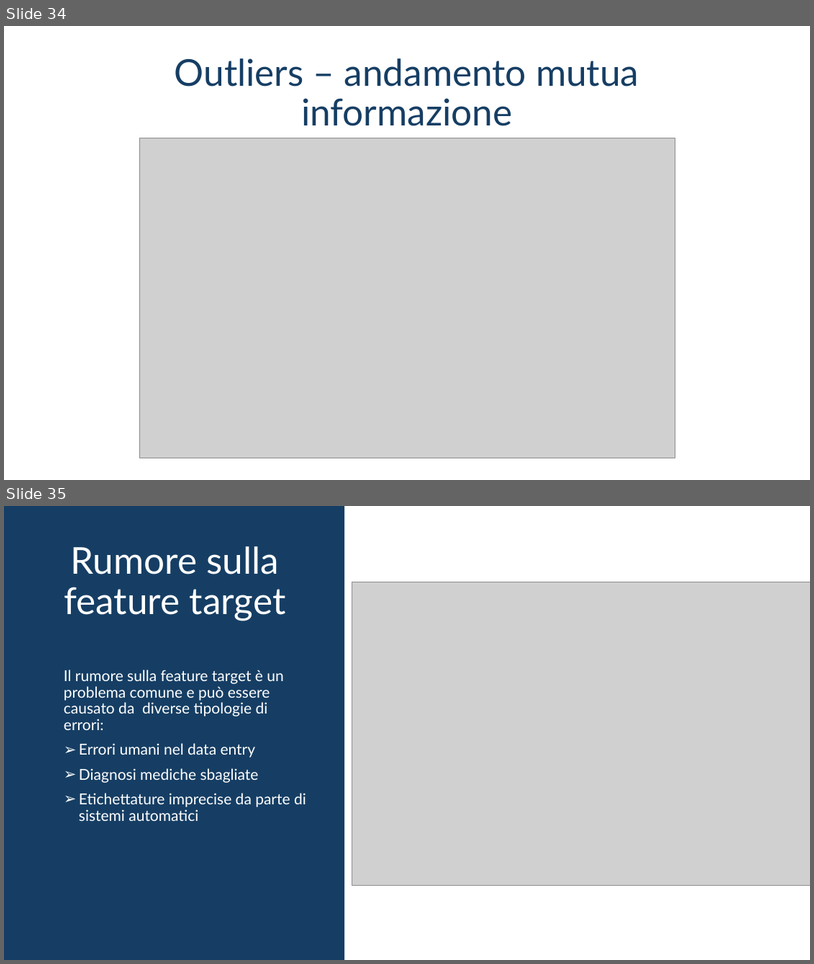
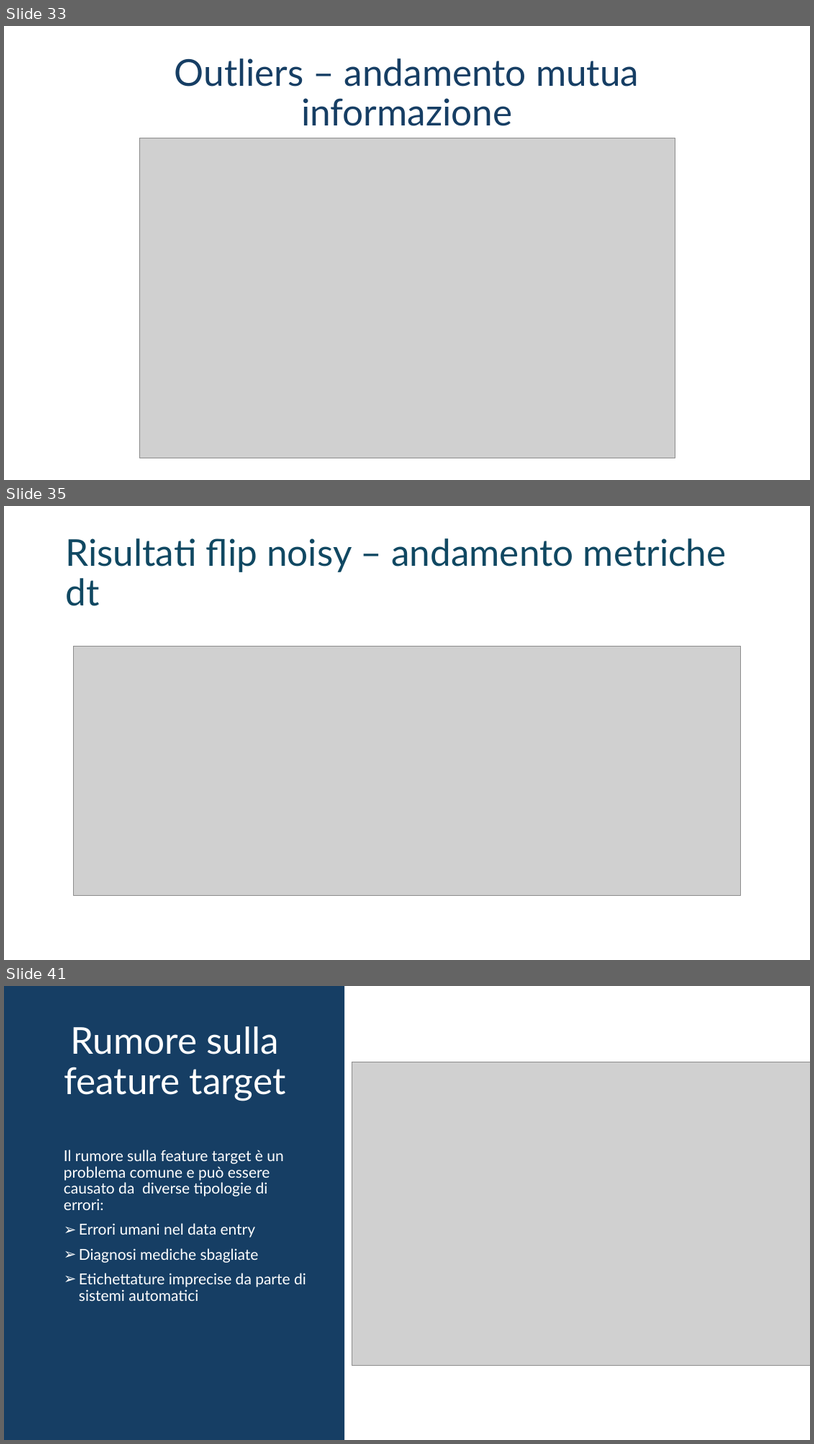
Before and after one commit to andreaspagnolo/architetture_dati, a slide deck: dirty_dataset_presentation.pptx. Shown one above the other, each under a label of ours: slides 34 and 35 before the commit, slides 33, 35 and 41 after it; the slides between them are not shown. The pictures are 814x964 and 814x1444 pixels, drawn with LibreOffice and Linux fonts; fonts in the diff are those of the drawing; grey boxes stand for pictures. Boxes give left, top, right and bottom in pixels: in the first picture for what was removed or moved away, otherwise in the second. Text is boxed around its words. In the diff, an @@ line names an element or a change of style, - is before the commit and + after.

```diff
--- a/dirty_dataset_presentation.pptx
+++ b/dirty_dataset_presentation.pptx
@@ slide 35 added at (4, 506, 810, 960), background #FFFFFF @@
@@ title added at (65, 538, 727, 606), 44 pt, text #104862 @@
+Risultati flip noisy – andamento metriche dt
@@ picture added at (74, 646, 741, 895) @@
@@ what was slide 34 is now slide 33 @@
@@ what was slide 35 is now slide 41 @@
```
Also in this commit, not shown: 6 slides changed, 6 other slides added, 1 slide removed, 2 other files.
